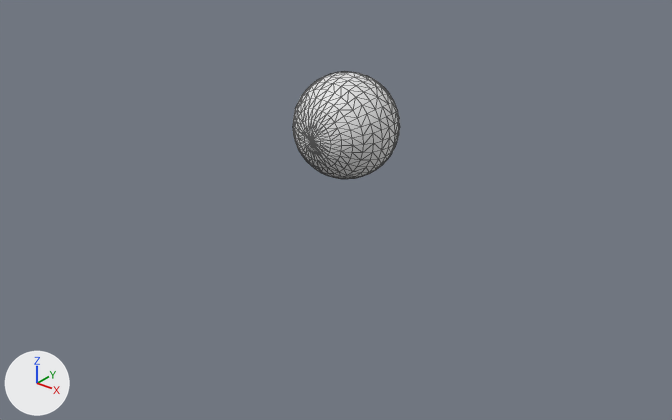
An edit to the FBX model src/app/02_3d_model/resources/sphere.fbx, drawn before and after from the same camera.
The view is the same before and after, from a 50 mm lens placed at (10.07, -12.9, 6.17), pointed at (0.28, -0.66, -1.42). Lighting does not change. The marker at lower left points along +X, +Y and +Z. Mesh edges are drawn as thin lines. Where no turn or scale is listed for an object, it has been applied to the vertices.
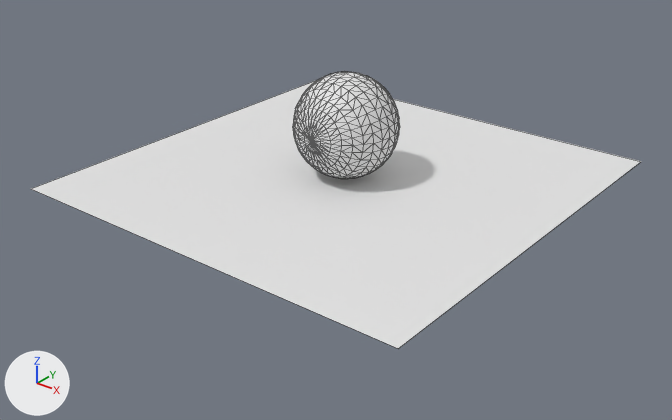
Where the newer file only moved an object's origin or applied its transform, the numbers keep the older frame.

What differs and where, as boxes (x1, y1, x2, y2) in the pictures (672 x 420 px):
'sphere', reshaped (466% wider, 157% taller)
    before: (293, 72, 400, 179)
    after: (31, 72, 641, 349)
part 1 of me_sphere, added
    after: (31, 80, 641, 349)

What the commit changed:
me_sphere has 482 vertices, 960 faces and spans x -1.0..1.0, y -1.0..1.0, z -1.0..1.0.
me_sphere is used by ob_sphere; location (0.0, 0.0, 0.0).
Verts and faces of me_sphere; kept vertices keep their numbers, new ones are numbered from 482.
Part 1, on me_sphere:
New vertex 482 is at (-4.16, -4.16, -1.0), pixel (30, 188).
New vertex 483 is at (4.16, -4.16, -1.0), pixel (398, 348).
New vertex 484 is at (-4.16, 4.16, -1.0), pixel (317, 79).
New vertex 485 is at (4.16, 4.16, -1.0), pixel (641, 161).
New faces: (482, 483, 485, 484).
